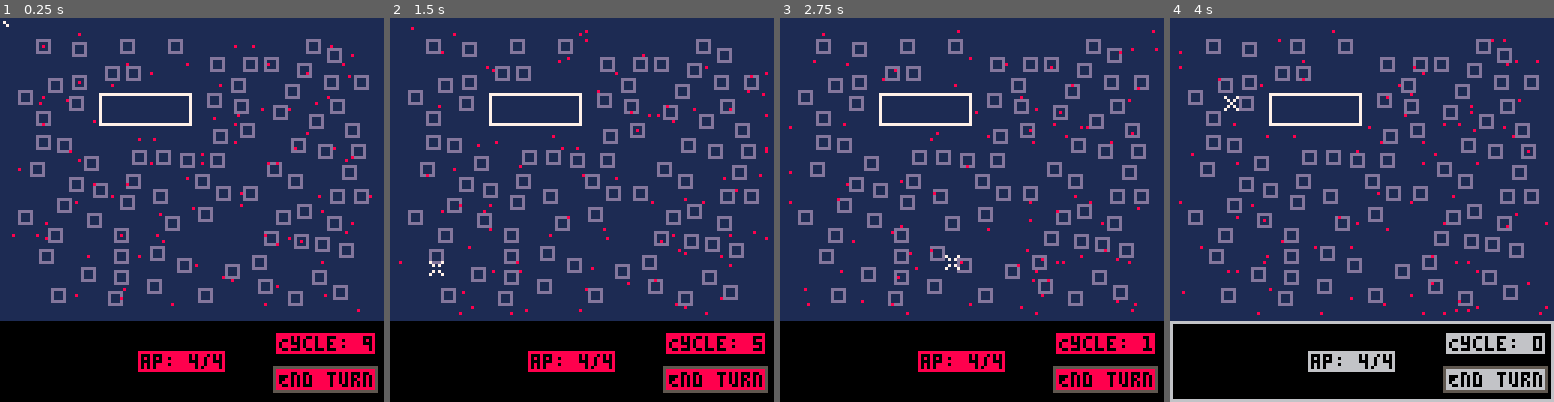
Above: before the commit, frames 1-4 (left to right).
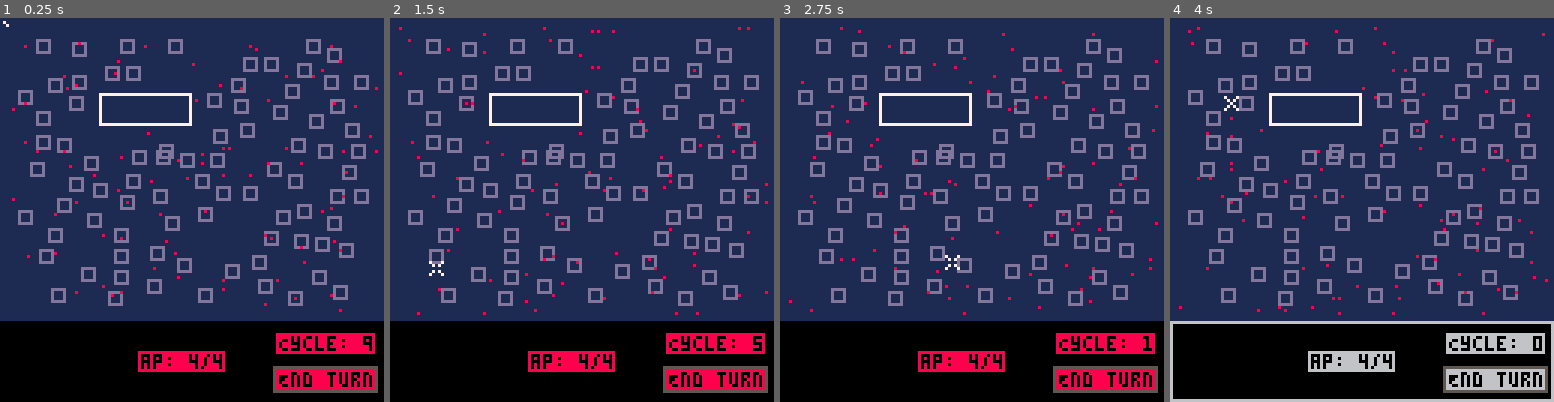
Above: after the commit, the same moments.

Repository: vholmer/capture-and-trace
Game: PICO-8 cartridge cart.p8
Same seed, same stepped clock (60 frames per second), same inputs: the game is played once before the commit and once after it.
Inputs (mouse positions are in pixels of both pictures, inside the frame that each line leads up to):
- Up to frame 1 (0.25 s): no input
- Up to frame 2 (1.5 s): click (670, 121) at 0.67 s; click (436, 267) at 1.22 s
- Up to frame 3 (2.75 s): click (887, 114) at 1.77 s; click (952, 259) at 2.32 s
- Up to frame 4 (4 s): click (1404, 106) at 2.87 s; click (1465, 256) at 3.42 s; click (1231, 102) at 3.97 s

The runs differ from the first frame. In frame 1, 1.1% of the frame differs, in the area x 3-99%, y 3-77%; in frame 2, 1.2%, in the area x 2-99%, y 2-78%; in frame 3, 1.2%; in frame 4, 1.2%.

Commit message:
started snatch mechanic

Diff:
--- a/lua/game.lua
+++ b/lua/game.lua
@@ -24,8 +24,6 @@
 		end
 	end
 end
-
-
 
 function check_empty(x, y, a)
 	local top_left_x = 0
@@ -88,6 +86,43 @@
 
 function act(a)
 	agent_move(a)
+	agent_snatch(a)
+end
+
+function get_nearby_agents(agent)
+	local result = {}
+	local coords = {}
+
+	top_left_x = agent.x - snatch_radius
+	top_left_y = agent.y - snatch_radius
+	bot_right_x = agent.x + snatch_radius
+	bot_right_y = agent.y + snatch_radius
+
+	for i = top_left_x, bot_right_x do
+		for j = top_left_y, bot_right_y do
+			if matrix[i][j] == "snatcher" then
+				coords[#coords] = {i, j}
+			end
+		end
+	end
+
+	if #coords > 0 then
+		i = 0
+		for agent in all(agents) do
+			if 		agent.x == coords[i][0]
+				and agent.y == coords[i][1]
+			then
+				result[i] = agent
+			end
+			i += 1
+		end
+	end
+
+	return result
+end
+
+function agent_snatch(agent)
+	--result = get_nearby_agents(agent)
 end
 
 function agent_move(agent)
--- a/lua/globals.lua
+++ b/lua/globals.lua
@@ -17,3 +17,4 @@
 max_ap = 4
 curr_ap = 4
 et_mouse_over = false
+snatch_radius = 3
--- a/lua/make.lua
+++ b/lua/make.lua
@@ -8,6 +8,7 @@
 end
 
 function make_agents(n)
+	first_snatcher = true
 	for i = 1, n do
 		local agent = {}
 		local attempt = 0
@@ -26,9 +27,15 @@
 			agent.y = rand_y
 			agent.home_x = rand_x
 			agent.home_y = rand_y
-			matrix[agent.x][agent.y] = "agent"
+			agent.snatcher = first_snatcher
+			if first_snatcher then
+				matrix[agent.x][agent.y] = "snatcher"
+			else
+				matrix[agent.x][agent.y] = "agent"
+			end
 			add(agents, agent)
 		end
+		first_snatcher = false
 	end
 end
 
